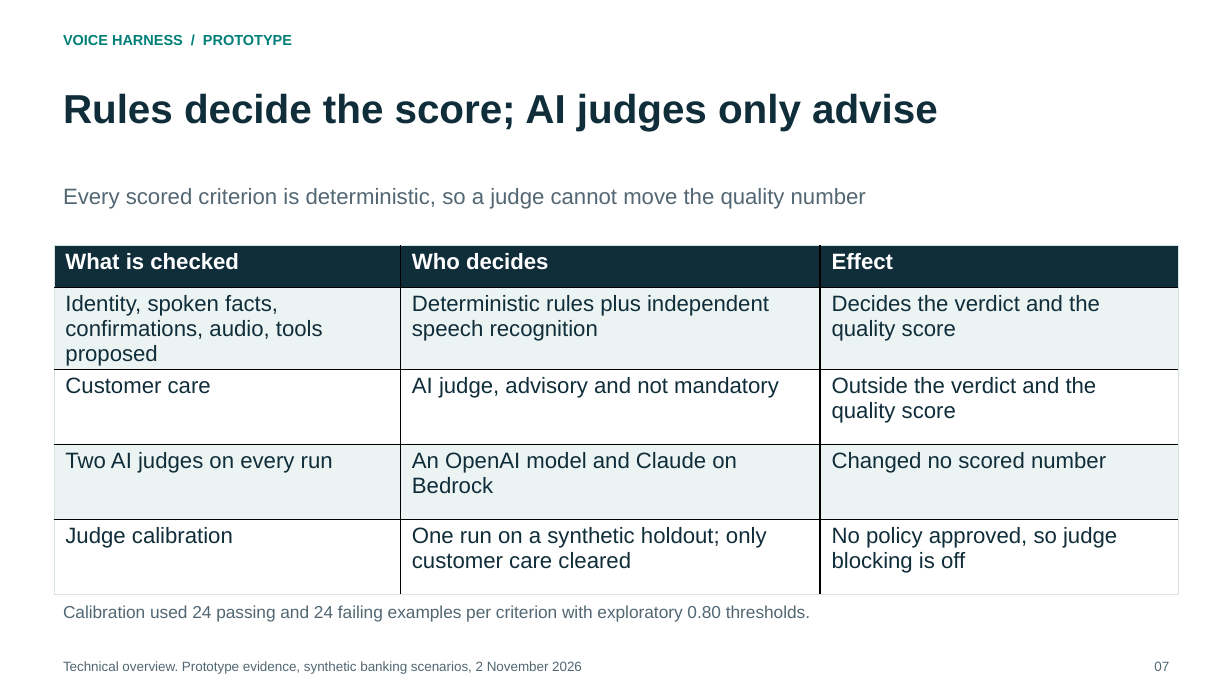
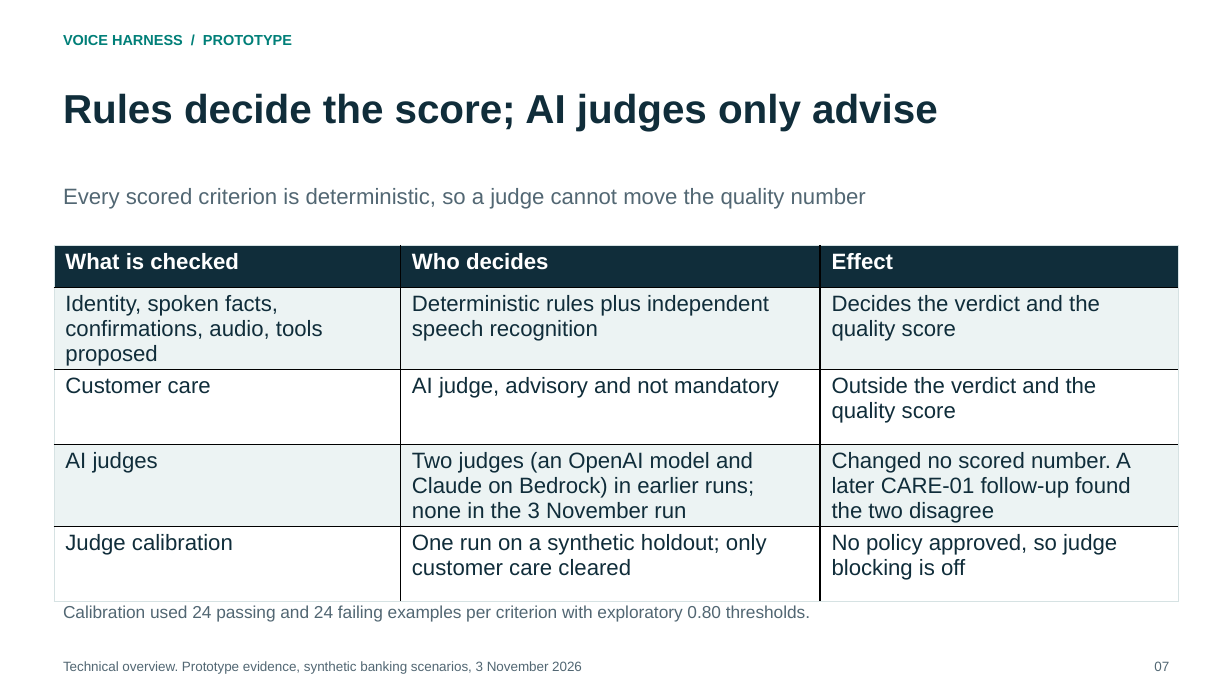
Before and after one commit to Ready2k/Voice_harness, a slide deck: slide 7 of output/consulting-2026-10-31/deliverables/Voice-Harness-Technical-Overview.pptx. Drawn at 1232x693 pixels with LibreOffice and Linux fonts; fonts in the diff are those of the drawing. Boxes give left, top, right and bottom in pixels: in the first picture for what was removed or moved away, otherwise in the second. Text is boxed around its words. In the diff, an @@ line names an element or a change of style, - is before the commit and + after.

```diff
--- a/output/consulting-2026-10-31/deliverables/Voice-Harness-Technical-Overview.pptx
+++ b/output/consulting-2026-10-31/deliverables/Voice-Harness-Technical-Overview.pptx
@@ table at <box>54,246,1178,588</box> @@
-row 4: Two AI judges on every run | An OpenAI model and Claude on Bedrock | Changed no scored number
+row 4: AI judges | Two judges (an OpenAI model and Claude on Bedrock) in earlier runs; none in the 3 November run | Changed no scored number. A later CARE-01 follow-up found the two disagree
@@ text at <box>63,661,582,674</box>: text changed @@
-Technical overview. Prototype evidence, synthetic banking scenarios, 2 November 2026
+Technical overview. Prototype evidence, synthetic banking scenarios, 3 November 2026
```
Also in this commit, not shown: 13 other slides changed, 29 other files.
